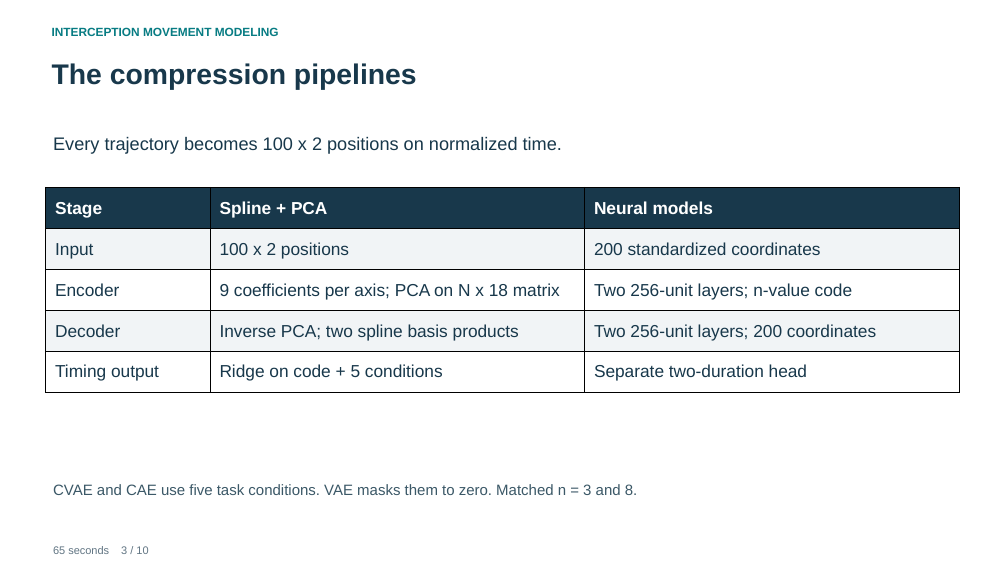
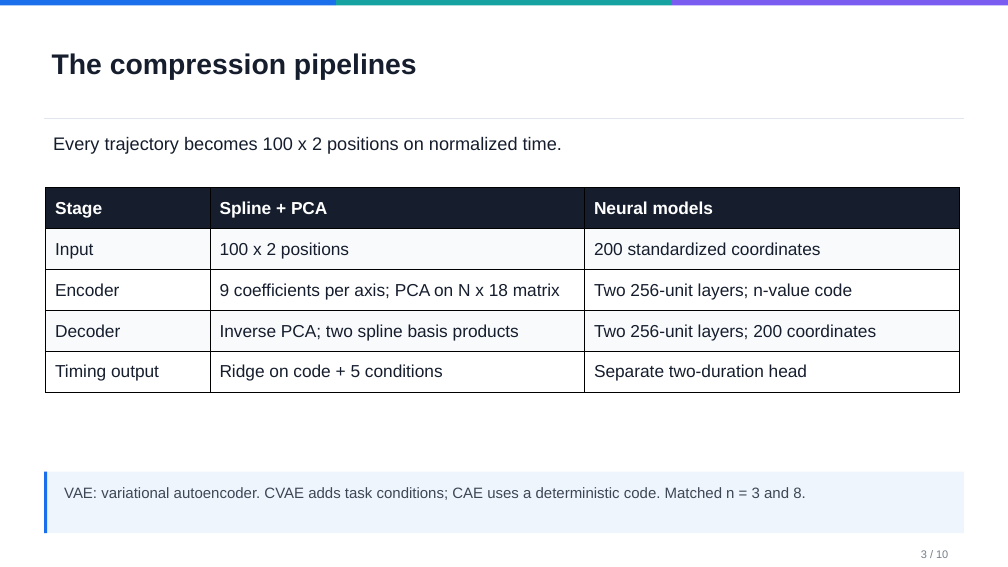
Before and after one commit to pazflashner/interception-movements-dl, a slide deck: slide 3 of production/Interception_Movements_Course_Presentation.pptx. Drawn at 1008x567 pixels with LibreOffice and Linux fonts; fonts in the diff are those of the drawing. Boxes give left, top, right and bottom in pixels: in the first picture for what was removed or moved away, otherwise in the second. Text is boxed around its words. In the diff, an @@ line names an element or a change of style, - is before the commit and + after.

Commit message:
Polish course report and deck with confirmed lab units and Paz design

```diff
--- a/production/Interception_Movements_Course_Presentation.pptx
+++ b/production/Interception_Movements_Course_Presentation.pptx
@@ rectangle added at (x1=0, y1=0, x2=336, y2=5), fill #1B6FEA @@
@@ text removed at (x1=52, y1=27, x2=279, y2=36) @@
-INTERCEPTION MOVEMENT MODELING
@@ rectangle added at (x1=336, y1=0, x2=671, y2=5), fill #17A2A2 @@
@@ rectangle added at (x1=672, y1=0, x2=1008, y2=5), fill #7A5CF0 @@
@@ text "The compression pipelines" at (x1=52, y1=53, x2=417, y2=80): text colour #18384B to #161E2E @@
@@ text "The compression pipelines" moved from (x1=52, y1=63, x2=417, y2=89) to (x1=52, y1=53, x2=417, y2=80) @@
@@ rectangle added at (x1=44, y1=118, x2=964, y2=119), fill #E1E6EC @@
@@ text "Every trajectory becomes 100 x ..." at (x1=53, y1=137, x2=562, y2=154): text colour #18384B to #161E2E @@
@@ table at (x1=45, y1=188, x2=958, y2=392) @@
@@ fill #18384B to #161E2E in row 1 @@
@@ fill #F1F4F6 to #F8FAFC in 6 cells @@
@@ text colour #18384B to #161E2E @@
@@ rectangle added at (x1=44, y1=472, x2=964, y2=533), fill #EFF5FC @@
@@ rectangle added at (x1=44, y1=472, x2=47, y2=533), fill #1B6FEA @@
@@ text at (x1=64, y1=487, x2=805, y2=500): text changed; text colour #3B5867 to #3D4756 @@
-CVAE and CAE use five task conditions. VAE masks them to zero. Matched n = 3 and 8.
+VAE: variational autoencoder. CVAE adds task conditions; CAE uses a deterministic code. Matched n = 3 and 8.
@@ text at (x1=921, y1=550, x2=948, y2=558): text changed; text colour #617583 to #737E8B @@
-65 seconds 3 / 10
+3 / 10
```
Also in this commit, not shown: 9 other slides changed, 27 other files.
